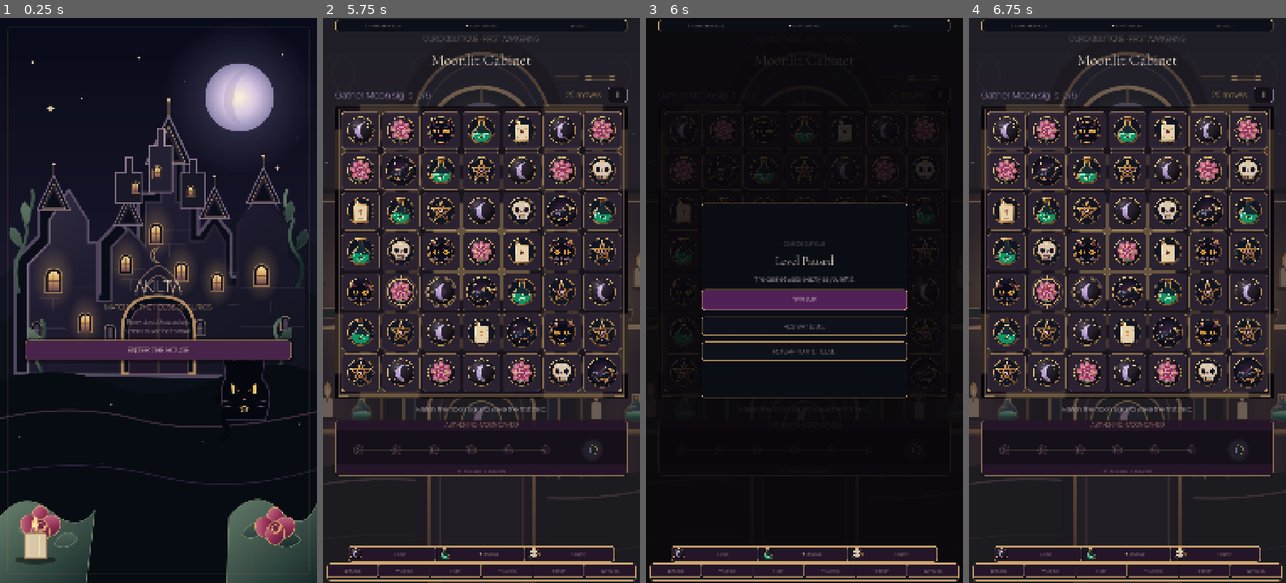
Above: before the commit, frames 1-4 (left to right).
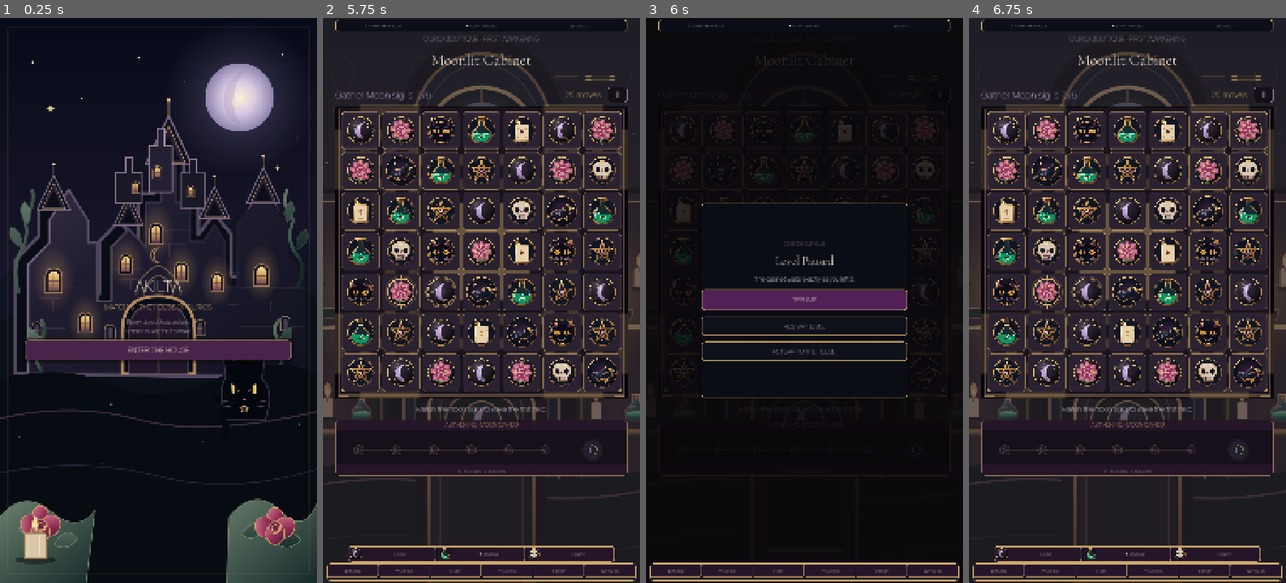
Above: after the commit, the same moments.

Repository: Jay-prodesign/akilta-match3
Game: Godot game, scene res://src/app/app_bootstrap.tscn
The game is run twice, just before and just after one commit, with the same random seed, the same clock (stepped at 60 frames per second) and the same inputs.
Inputs:
- Up to frame 1 (0.25 s): no input
- Up to frame 2 (5.75 s): click "ENTER THE HOUSE" at 0.5 s; click "RELIQUARY · 0 / 3" at 1.25 s; click "⌂ HOUSE" at 2 s; click "OPEN CURIO MAP" at 2.75 s; click "CURIO BOUTIQUE OPENING RITUAL…" at 3.5 s; click "1" at 4.25 s; click "ENTER THE CABINET" at 5 s
- Up to frame 3 (6 s): click "Ⅱ" at 5.75 s
- Up to frame 4 (6.75 s): click "RESUME" at 6.5 s

Frames 1-2 are identical in both runs. In frame 3, 2.4% of the frame differs, in the area x 8-92%, y 93-97%; in frame 4, nothing differs.

Commit message:
product: suspend gameplay-only actions during pause and results

Diff:
--- a/src/ui/gameplay/gameplay_screen.gd
+++ b/src/ui/gameplay/gameplay_screen.gd
@@ -35,6 +35,7 @@
 var haptics = HapticsController.new()
 var _potion_used_for_attempt := false
 var _level_badge_label: Label
+var _booster_tray: PanelContainer
 
 @onready var world_backdrop: TextureRect = $WorldBackdrop
 @onready var eyebrow_label: Label = $Layout/Eyebrow
@@ -123,6 +124,8 @@
 	_pending_hud_refresh = false
 	pause_overlay.visible = false
 	result_overlay.visible = false
+	if _booster_tray != null:
+		_booster_tray.visible = true
 	if result_ritual != null:
 		result_ritual.set("mode", "result")
 		result_ritual.set("relic_id", current_reward_curio)
@@ -183,12 +186,16 @@
 	if board_view.has_method("is_motion_active") and bool(board_view.is_motion_active()):
 		return false
 	pause_overlay.visible = true
+	if _booster_tray != null:
+		_booster_tray.visible = false
 	return true
 
 func resume_level() -> bool:
 	if not pause_overlay.visible:
 		return false
 	pause_overlay.visible = false
+	if _booster_tray != null:
+		_booster_tray.visible = true
 	return true
 
 func _on_pause_retry() -> void:
@@ -329,6 +336,8 @@
 			result_ritual.set("glow_strength", 0.75)
 			result_ritual.queue_redraw()
 		result_action.text = "RETURN TO THE HOUSE"
+		if _booster_tray != null:
+			_booster_tray.visible = false
 		result_overlay.visible = true
 	elif result == "failed":
 		haptics.request_terminal("failed")
@@ -343,6 +352,8 @@
 			result_ritual.set("glow_strength", 0.12)
 			result_ritual.queue_redraw()
 		result_action.text = "TRY AGAIN"
+		if _booster_tray != null:
+			_booster_tray.visible = false
 		result_overlay.visible = true
 
 func _configure_result_reward_copy(won: bool) -> void:
@@ -505,6 +516,7 @@
 	shell.set_corner_radius_all(8)
 	panel.add_theme_stylebox_override("panel", shell)
 	add_child(panel)
+	_booster_tray = panel
 	var row := HBoxContainer.new()
 	row.add_theme_constant_override("separation", 6)
 	panel.add_child(row)
--- a/tests/visual/capture_level1_failure.gd
+++ b/tests/visual/capture_level1_failure.gd
@@ -48,6 +48,9 @@
 	await _frames(2)
 	if not gameplay.result_overlay.visible:
 		return _fail(app, "failure overlay missing")
+	var booster_tray: PanelContainer = gameplay.get_node_or_null("BoosterTray") as PanelContainer
+	if booster_tray != null and booster_tray.visible:
+		return _fail(app, "failure result must hide gameplay-only boosters")
 	var failure_eyebrow: Label = gameplay.get_node("ResultOverlay/Card/Content/Eyebrow")
 	var failure_reward: Label = gameplay.get_node("ResultOverlay/Card/Content/RewardName")
 	var failure_house_change: Label = gameplay.get_node("ResultOverlay/Card/Content/HouseChange")
@@ -65,6 +68,8 @@
 	await _frames(3)
 	if gameplay.result_overlay.visible or int(gameplay.board_state.moves_remaining) != int(level_data["moves"]):
 		return _fail(app, "retry did not restore clean Level 1")
+	if booster_tray == null or not booster_tray.visible:
+		return _fail(app, "retry must restore gameplay boosters")
 	if not await _save(app, "level1-retry-restored.png"):
 		return
 
--- a/tests/visual/capture_level1_journey.gd
+++ b/tests/visual/capture_level1_journey.gd
@@ -85,11 +85,16 @@
 			return _fail(app, "North Star piece asset did not load: %s" % family)
 	if not gameplay.show_pause():
 		return _fail(app, "Level 1 pause did not open")
+	var booster_tray: PanelContainer = gameplay.get_node_or_null("BoosterTray") as PanelContainer
+	if booster_tray == null or booster_tray.visible:
+		return _fail(app, "Pause must suspend the gameplay booster tray")
 	await _frames(2)
 	if not await _save(app, "journey-04b-level1-pause.png"):
 		return
 	if not gameplay.resume_level():
 		return _fail(app, "Level 1 pause did not resume")
+	if booster_tray == null or not booster_tray.visible:
+		return _fail(app, "Resume must restore the gameplay booster tray")
 	await _frames(2)
 	var trace = gameplay.attempt_swap(Vector2i(1, 4), Vector2i(2, 4))
 	if trace == null or not bool(trace.accepted) or String(trace.result) != "won":
@@ -100,6 +105,8 @@
 	await _frames(2)
 	if not gameplay.result_overlay.visible:
 		return _fail(app, "Level 1 result did not appear")
+	if booster_tray != null and booster_tray.visible:
+		return _fail(app, "Win result must hide gameplay-only boosters")
 	if not await _save(app, "journey-05-level1-result.png"):
 		return
 
--- a/tests/visual/capture_opening_level_art_profiles.gd
+++ b/tests/visual/capture_opening_level_art_profiles.gd
@@ -102,6 +102,12 @@
 			screen.queue_free()
 			quit(1)
 			return
+		var booster_tray: PanelContainer = screen.get_node_or_null("BoosterTray") as PanelContainer
+		if booster_tray != null and booster_tray.visible:
+			printerr("CAPTURE_FAIL: Level %d result must hide gameplay-only boosters" % level_number)
+			screen.queue_free()
+			quit(1)
+			return
 		var result_name: Label = screen.get_node("ResultOverlay/Card/Content/RewardName")
 		var result_eyebrow: Label = screen.get_node("ResultOverlay/Card/Content/Eyebrow")
 		var result_house_change: Label = screen.get_node("ResultOverlay/Card/Content/HouseChange")
Not shown, changed: .github/workflows/level1-web.yml
Not shown, changed: .github/workflows/p0-headless.yml
Not shown, changed: .github/workflows/p0-visual.yml
